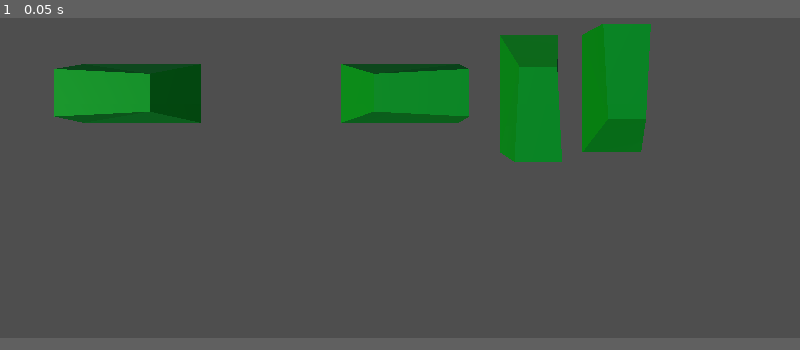
Above: before the commit, frame 1.
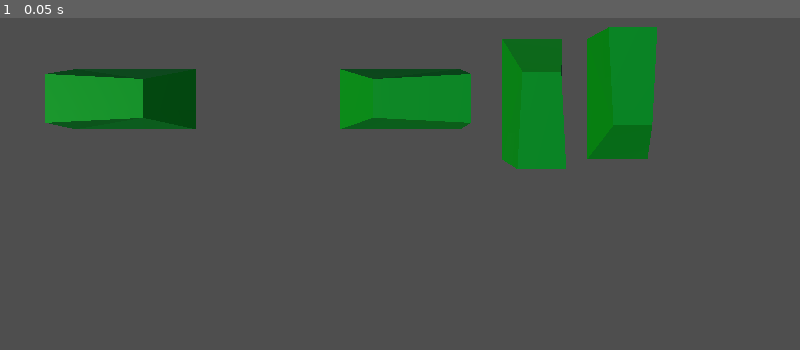
Above: after the commit, the same moment.

Repository: Acvarium/GoParking
Game: Godot game, scene res://scenes/main.tscn
The game is run twice, just before and just after one commit, with the same random seed, the same clock (stepped at 60 frames per second) and the same inputs.
Inputs:
- Up to frame 1 (0.05 s): no input
The window is 800x468 before the commit and 800x480 after it. Grey fills any space a smaller window leaves; there, only what the larger window draws over its background counts as a difference.

The runs differ from the first frame. In frame 1, 3.8% of the frame differs, in the area x 5-83%, y 1-46%.

Commit message:
Added few cars

Diff:
--- a/game/project.godot
+++ b/game/project.godot
@@ -10,9 +10,14 @@
 
 [application]
 
-config/name="New Game Project"
+config/name="GoParking"
 run/main_scene="res://scenes/main.tscn"
 config/icon="res://icon.png"
+
+[display]
+
+window/size/width=1280
+window/size/height=768
 
 [input]
 
--- a/game/scenes/carM.tscn
+++ b/game/scenes/carM.tscn
@@ -11,7 +11,9 @@
 
 extents = Vector3( 1.03181, 0.255381, 0.53295 )
 
-[node name="car" type="KinematicBody"]
+[node name="car" type="KinematicBody" groups=[
+"car",
+]]
 
 input_ray_pickable = true
 input_capture_on_drag = true
--- a/game/scenes/main.tscn
+++ b/game/scenes/main.tscn
@@ -111,10 +111,11 @@
 
 [node name="WorldEnvironment" type="WorldEnvironment" parent="." index="0"]
 
-environment = SubResource( 3 )
+environment = SubResource( 2 )
 
 [node name="Camera" type="Camera" parent="." index="1"]
 
+editor/display_folded = true
 transform = Transform( 1, 0, 0, 0, -1.62921e-07, 1, 0, -1, -1.62921e-07, 0, 14.8721, 0.179626 )
 keep_aspect = 1
 cull_mask = 1048575
--- a/game/scripts/Camera.gd
+++ b/game/scripts/Camera.gd
@@ -15,4 +15,3 @@
 	ray.force_raycast_update()
 	if ray.is_colliding():
 		cursor3D = ray.get_collision_point()
-#		get_node("../car").translation = ray.get_collision_point()
Not shown: 4 places in game/scenes/main.tscn that only renumber resources
Not shown, added: assets/3d/cars/cars.blend
